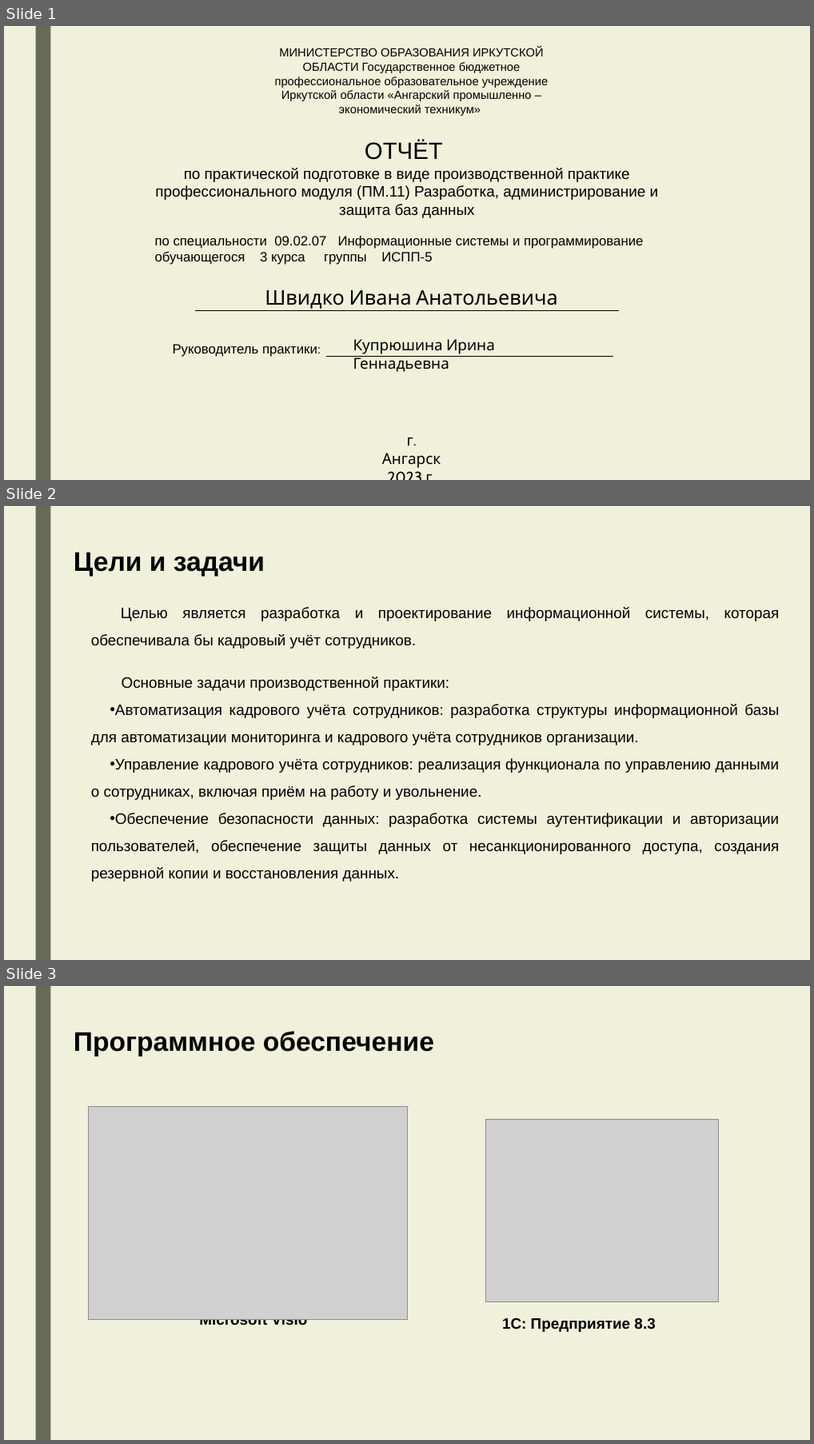
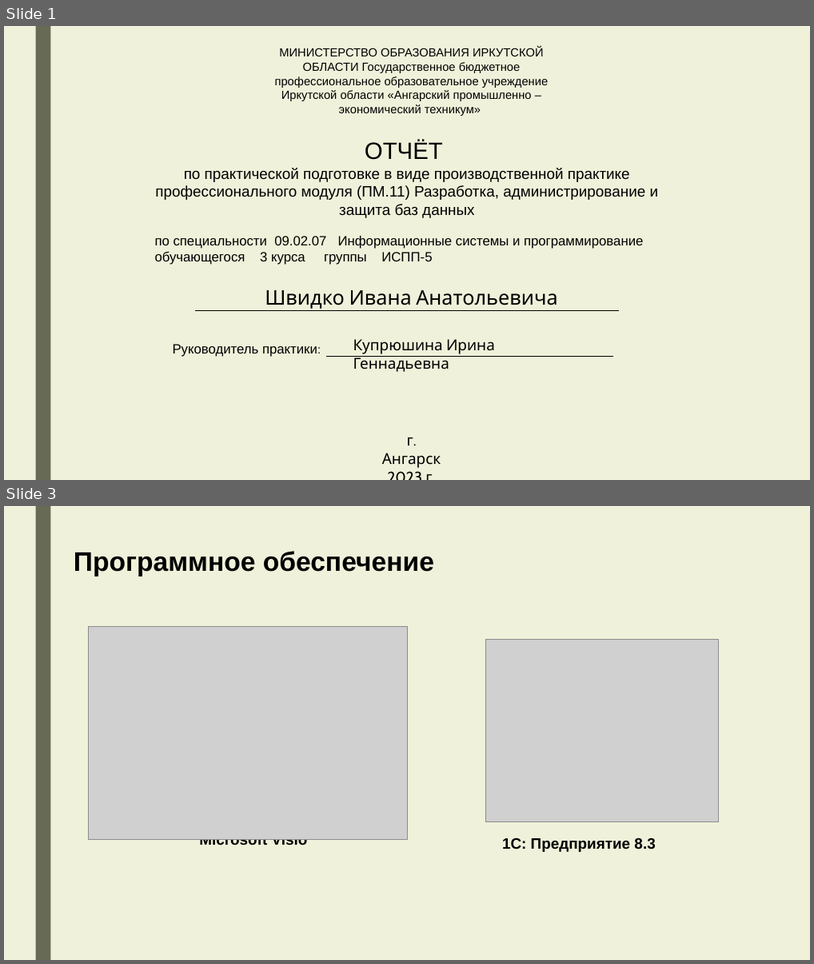
Before and after one commit to IvanShvidko/-, a slide deck: Презентация по производственной практике.pptx. Shown one above the other, each under a label of ours: slides 1, 2 and 3 before the commit, slides 1 and 3 after it; the slides between them are not shown. The pictures are 814x1444 and 814x964 pixels, drawn with LibreOffice and Linux fonts; fonts in the diff are those of the drawing; grey boxes stand for pictures. Boxes give left, top, right and bottom in pixels: in the first picture for what was removed or moved away, otherwise in the second. Text is boxed around its words. In the diff, an @@ line names an element or a change of style, - is before the commit and + after.

```diff
--- a/Презентация по производственной практике.pptx
+++ b/Презентация по производственной практике.pptx
@@ slide 2 removed at bbox=[4, 506, 810, 960], background #EFF0DC; not listed: 1 template element that a slide beside it also shows @@
@@ text removed at bbox=[74, 552, 265, 576] @@
-Цели и задачи
@@ text removed at bbox=[91, 607, 780, 648] @@
-Целью является разработка и проектирование информационной системы, которая обеспечивала бы кадровый учёт сотрудников.
@@ text removed at bbox=[91, 676, 779, 881] @@
-Основные задачи производственной практики:
-• Автоматизация кадрового учёта сотрудников: разработка структуры информационной базы для автоматизации мониторинга и кадрового учёта сотрудников организации.
-• Управление кадрового учёта сотрудников: реализация функционала по управлению данными о сотрудниках, включая приём на работу и увольнение.
-• Обеспечение безопасности данных: разработка системы аутентификации и авторизации пользователей, обеспечение защиты данных от несанкционированного доступа, создания резервной копии и восстановления данных.
```
Also in this commit, not shown: 1 slide added.
